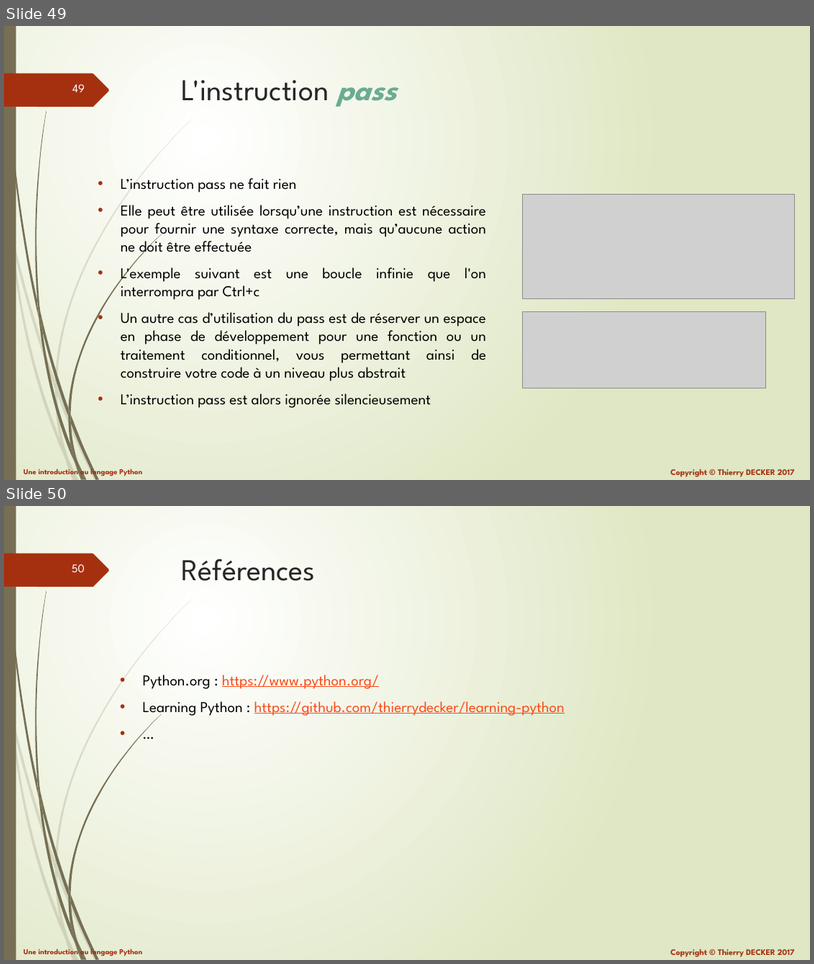
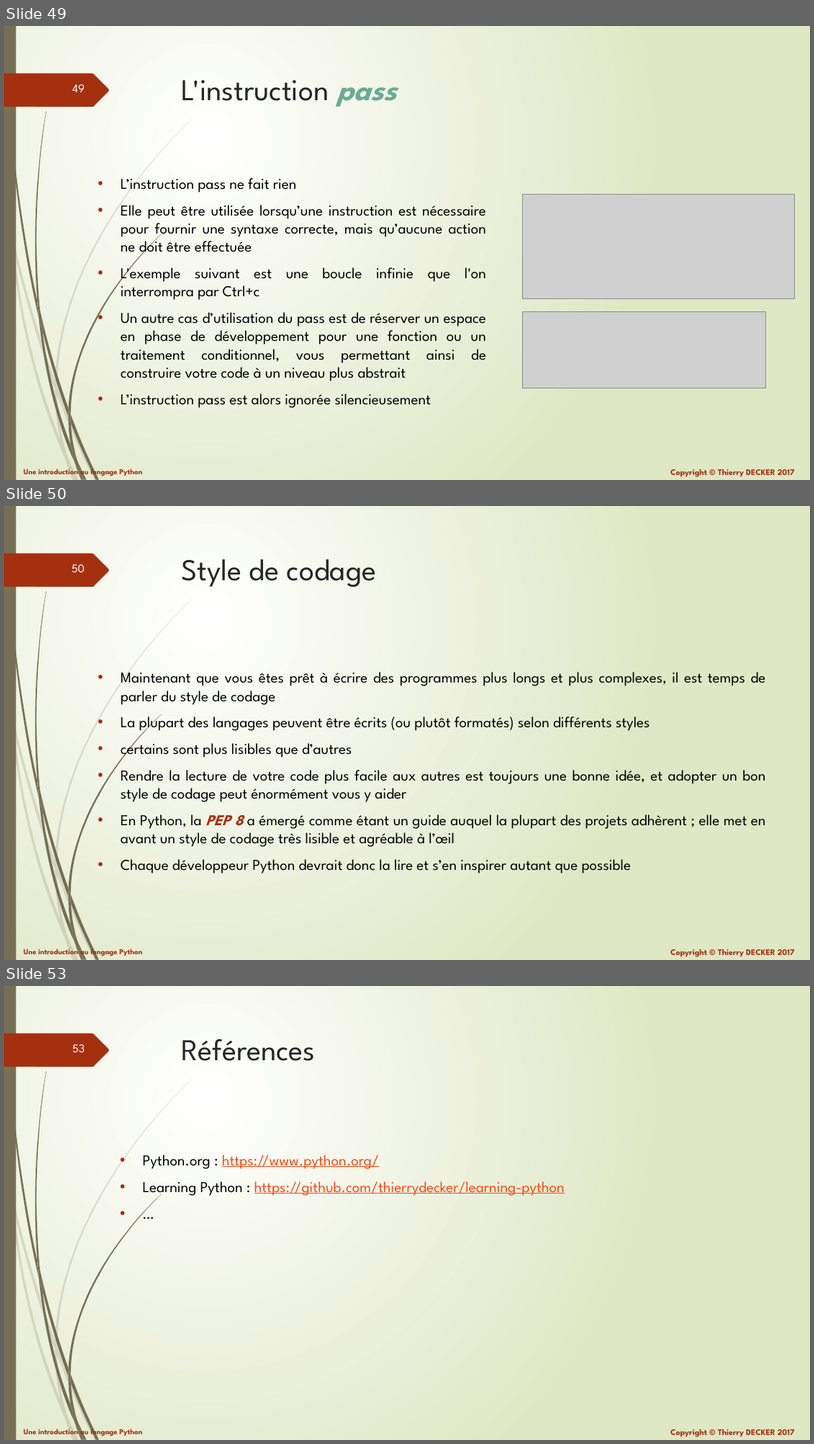
Before and after one commit to VikmanTheRacoon/learning-python, a slide deck: documentations/learning-python.pptx. Shown one above the other, each under a label of ours: slides 49 and 50 before the commit, slides 49, 50 and 53 after it; the slides between them are not shown. The pictures are 814x964 and 814x1444 pixels, drawn with LibreOffice and Linux fonts; fonts in the diff are those of the drawing; grey boxes stand for pictures. Boxes give left, top, right and bottom in pixels: in the first picture for what was removed or moved away, otherwise in the second. Text is boxed around its words. In the diff, an @@ line names an element or a change of style, - is before the commit and + after.

```diff
--- a/documentations/learning-python.pptx
+++ b/documentations/learning-python.pptx
@@ slide 50 added at (x1=4, y1=506, x2=810, y2=960), background gradient #FFFFFF to #DFE8C4; not listed: 27 template elements that a slide beside it also shows @@
@@ title added at (x1=182, y1=559, x2=376, y2=587), 36 pt, text #262626 @@
+Style de codage
@@ text added at (x1=121, y1=672, x2=766, y2=873), 18 pt, text #000000 @@
+• Maintenant que vous êtes prêt à écrire des programmes plus longs et plus complexes, il est temps de parler du style de codage
+• La plupart des langages peuvent être écrits (ou plutôt formatés) selon différents styles
+• certains sont plus lisibles que d’autres
+• Rendre la lecture de votre code plus facile aux autres est toujours une bonne idée, et adopter un bon style de codage peut énormément vous y aider
+• En Python, la PEP 8 a émergé comme étant un guide auquel la plupart des projets adhèrent ; elle met en avant un style de codage très lisible et agréable à l’œil
+• Chaque développeur Python devrait donc la lire et s’en inspirer autant que possible
@@ what was slide 50 is now slide 53 @@
@@ page number at (x1=72, y1=1044, x2=85, y2=1052): text changed @@
-50
+53
```
Also in this commit, not shown: 3 other slides added, 1 other file.
